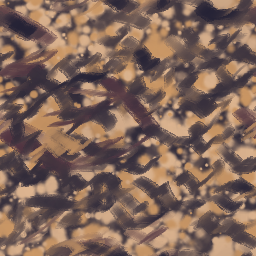
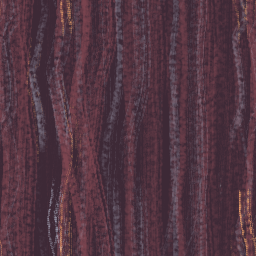
Layered file, before and after one edit (256x256). Changes by layer:
added layer "wood" above "gravel" over [left=0, top=0, right=256, bottom=256]
hid "gravel" over [left=0, top=0, right=256, bottom=256]
